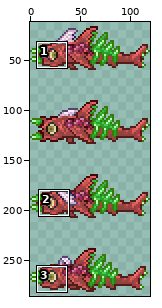
File history of a sprite sheet, NPCs/Scorched/ScorchedFlyingSharkNPC.png. Above: a wide view before the commit, with the close-up outlined.
Close-up. As it was:
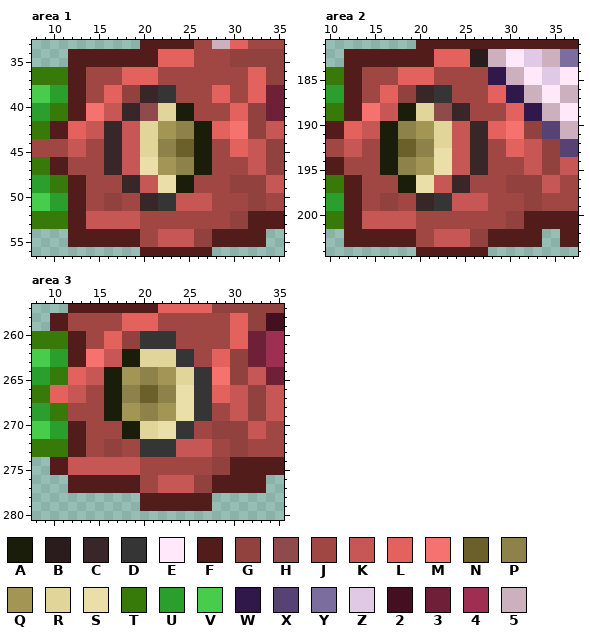
The file is 120x296 pixels. Shown: area 1: x 8..35, y 33..56; area 2: x 10..37, y 181..204; area 3: x 8..35, y 257..280. The wide view leaves out empty margins.
Palette (. is transparent): A #191d09  B #2a1b1d  C #392628  D #353535  E #ffe8fa  F #521c1a  G #91413e  H #8f4b4b  J #a04643  K #c65754  L #e4625e  M #f5726e  N #6b602a  P #8d824a  Q #a39655  R #e1d599  S #eadfa8  T #377a0a  U #2a9f2e  V #48cc4c  W #30194a  X #564374  Y #7b6d9e  Z #e0c9e5  2 #440f20  3 #6e2039  4 #9e2f53  5 #ccb0be
Pixels before, area 1, first column x 8:
33 ............FFFFFFJJ55LLJJJJ
34 ....FFFFFFFFFFLLLLJJJJGGGGGG
35 ....FFFFFFFFFFLLLLJJJJGGGGGG
36 TTTTFFJJJJLLLLJJJJJJJJJJLLGG
37 TTTTFFJJJJLLLLJJJJJJJJJJLLGG
38 VVUUFFJJLLGGCCDDJJJJLLJJLL33
39 VVUUFFJJLLGGCCDDJJJJLLJJLL33
40 UUTTFFMMKKCCHHRRAAJJJJLLGG33
41 UUTTFFMMKKCCHHRRAAJJJJLLGG33
42 TTFFLLKKCCKKRRQQPPAALLMMGGKK
43 TTFFLLKKCCKKRRQQPPAALLMMGGKK
44 JJJJKKJJCCKKRRPPNNAAJJLLKKGG
45 JJJJKKJJCCKKRRPPNNAAJJLLKKGG
46 TTFFJJJJCCKKSSQQPPAAJJJJKKGG
47 TTFFJJJJCCKKSSQQPPAAJJJJKKGG
48 UUTTFFJJJJCCKKSSAAJJJJGGGGKK
49 UUTTFFJJJJCCKKSSAAJJJJGGGGKK
50 VVUUFFJJGGJJCCDDKKKKJJJJGGJJ
51 VVUUFFJJGGJJCCDDKKKKJJJJGGJJ
52 TTTTFFKKKKKKJJJJJJJJJJGGFFFF
53 TTTTFFKKKKKKJJJJJJJJJJGGFFFF
54 ....FFFFFFFFJJKKKKGGFFFFFF..
55 ....FFFFFFFFJJKKKKGGFFFFFF..
56 ............FFFFFFFF........
Pixels before, area 2, first column x 10:
181 ..........FFFFFFFFFFFFFFFFFF
182 ..FFFFFFFFFFLLLLBB55EEZZ55YY
183 ..FFFFFFFFFFLLLLBB55EEZZ55YY
184 TTFFJJJJLLLLJJJJJJWW55EEZZEE
185 TTFFJJJJLLLLJJJJJJWW55EEZZEE
186 UUFFJJLLGGCCDDJJJJLLWW55EE55
187 UUFFJJLLGGCCDDJJJJLLWW55EE55
188 TTFFMMKKAARRHHCCJJJJLLWW55EE
189 TTFFMMKKAARRHHCCJJJJLLWW55EE
190 FFLLKKAAPPQQRRKKCCLLMMGGXX55
191 FFLLKKAAPPQQRRKKCCLLMMGGXX55
192 JJKKJJAANNPPRRKKCCJJLLKKGGXX
193 JJKKJJAANNPPSSKKCCJJLLKKGGXX
194 FFJJJJAAPPQQSSKKCCJJJJKKGGKK
195 FFJJJJAAPPQQSSKKCCJJJJKKGGKK
196 TTFFJJJJAASSKKCCJJJJGGGGKKJJ
197 TTFFJJJJAASSKKCCJJJJGGGGKKJJ
198 UUFFJJGGJJCCDDKKKKJJJJGGJJJJ
199 UUFFJJGGJJCCDDKKKKJJJJGGJJJJ
200 TTFFKKKKKKJJJJJJJJJJGGFFFFFF
201 TTFFKKKKKKJJJJJJJJJJGGFFFFFF
202 ..FFFFFFFFJJKKKKGGFFFFFF..FF
203 ..FFFFFFFFJJKKKKGGFFFFFF..FF
204 ..........FFFFFFFF..........
Pixels before, area 3, first column x 8:
257 ....FFFFFFFFFFLLLLLLGGGGGGGG
258 ..FFJJJJJJLLLLJJJJJJJJLLGG22
259 ..FFJJJJJJLLLLJJJJJJJJLLGG22
260 TTTTFFJJLLGGDDDDJJJJJJLL3344
261 TTTTFFJJLLGGDDDDJJJJJJLL3344
262 VVUUFFMMKKAARRRRDDJJLLGG3344
263 VVUUFFMMKKAARRRRDDJJLLGG3344
264 UUTTLLKKAAQQPPQQRRDDMMGGKK33
265 UUTTLLKKAAQQPPQQRRDDMMGGKK33
266 TTLLKKJJAAPPNNPPSSDDLLKKGGKK
267 TTLLKKJJAAPPNNPPSSDDLLKKGGKK
268 UUTTJJJJAAQQPPQQSSDDJJKKGGKK
269 UUTTJJJJAAQQPPQQSSDDJJKKGGKK
270 VVUUFFJJJJAARRSSDDJJGGGGKKJJ
271 VVUUFFJJJJAARRSSDDJJGGGGKKJJ
272 TTTTFFJJGGJJDDDDKKKKJJGGJJJJ
273 TTTTFFJJGGJJDDDDKKKKJJGGJJJJ
274 ..FFKKKKKKKKJJJJJJJJGGFFFFFF
275 ..FFKKKKKKKKJJJJJJJJGGFFFFFF
276 ....FFFFFFFFJJKKKKGGFFFFFF..
277 ....FFFFFFFFJJKKKKGGFFFFFF..
278 ............FFFFFFFF........
279 ............FFFFFFFF........
After the commit:
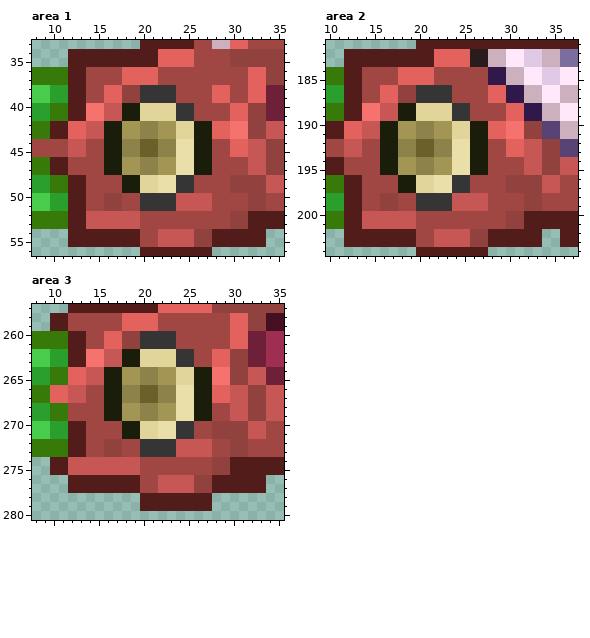
The exact change:
{"where": "area 1"}
{"y":38,"x":20,"old":"CC","new":"DD"}
{"y":39,"x":20,"old":"CC","new":"DD"}
{"y":40,"x":18,"old":"CCHH","new":"AARR"}
{"y":40,"x":24,"old":"AA","new":"DD"}
{"y":41,"x":18,"old":"CCHH","new":"AARR"}
{"y":41,"x":24,"old":"AA","new":"DD"}
{"y":42,"x":16,"old":"CCKKRR","new":"AAQQPP"}
{"y":42,"x":24,"old":"PP","new":"RR"}
{"y":43,"x":16,"old":"CCKKRR","new":"AAQQPP"}
{"y":43,"x":24,"old":"PP","new":"RR"}
{"y":44,"x":16,"old":"CCKKRR","new":"AAPPNN"}
{"y":44,"x":24,"old":"NN","new":"SS"}
{"y":45,"x":16,"old":"CCKKRR","new":"AAPPNN"}
{"y":45,"x":24,"old":"NN","new":"SS"}
{"y":46,"x":16,"old":"CCKKSS","new":"AAQQPP"}
{"y":46,"x":24,"old":"PP","new":"SS"}
{"y":47,"x":16,"old":"CCKKSS","new":"AAQQPP"}
{"y":47,"x":24,"old":"PP","new":"SS"}
{"y":48,"x":18,"old":"CCKK","new":"AARR"}
{"y":48,"x":24,"old":"AA","new":"DD"}
{"y":49,"x":18,"old":"CCKK","new":"AARR"}
{"y":49,"x":24,"old":"AA","new":"DD"}
{"y":50,"x":20,"old":"CC","new":"DD"}
{"y":51,"x":20,"old":"CC","new":"DD"}
{"where": "area 2"}
{"y":186,"x":20,"old":"CC","new":"DD"}
{"y":187,"x":20,"old":"CC","new":"DD"}
{"y":188,"x":22,"old":"HHCC","new":"RRDD"}
{"y":189,"x":22,"old":"HHCC","new":"RRDD"}
{"y":190,"x":18,"old":"PPQQRRKKCC","new":"QQPPQQRRAA"}
{"y":191,"x":18,"old":"PPQQRRKKCC","new":"QQPPQQRRAA"}
{"y":192,"x":18,"old":"NNPPRRKKCC","new":"PPNNPPSSAA"}
{"y":193,"x":18,"old":"NNPPSSKKCC","new":"PPNNPPSSAA"}
{"y":194,"x":18,"old":"PPQQSSKKCC","new":"QQPPQQSSAA"}
{"y":195,"x":18,"old":"PPQQSSKKCC","new":"QQPPQQSSAA"}
{"y":196,"x":20,"old":"SSKKCC","new":"RRSSDD"}
{"y":197,"x":20,"old":"SSKKCC","new":"RRSSDD"}
{"y":198,"x":20,"old":"CC","new":"DD"}
{"y":199,"x":20,"old":"CC","new":"DD"}
{"where": "area 3"}
{"y":264,"x":26,"old":"DD","new":"AA"}
{"y":265,"x":26,"old":"DD","new":"AA"}
{"y":266,"x":26,"old":"DD","new":"AA"}
{"y":267,"x":26,"old":"DD","new":"AA"}
{"y":268,"x":26,"old":"DD","new":"AA"}
{"y":269,"x":26,"old":"DD","new":"AA"}
